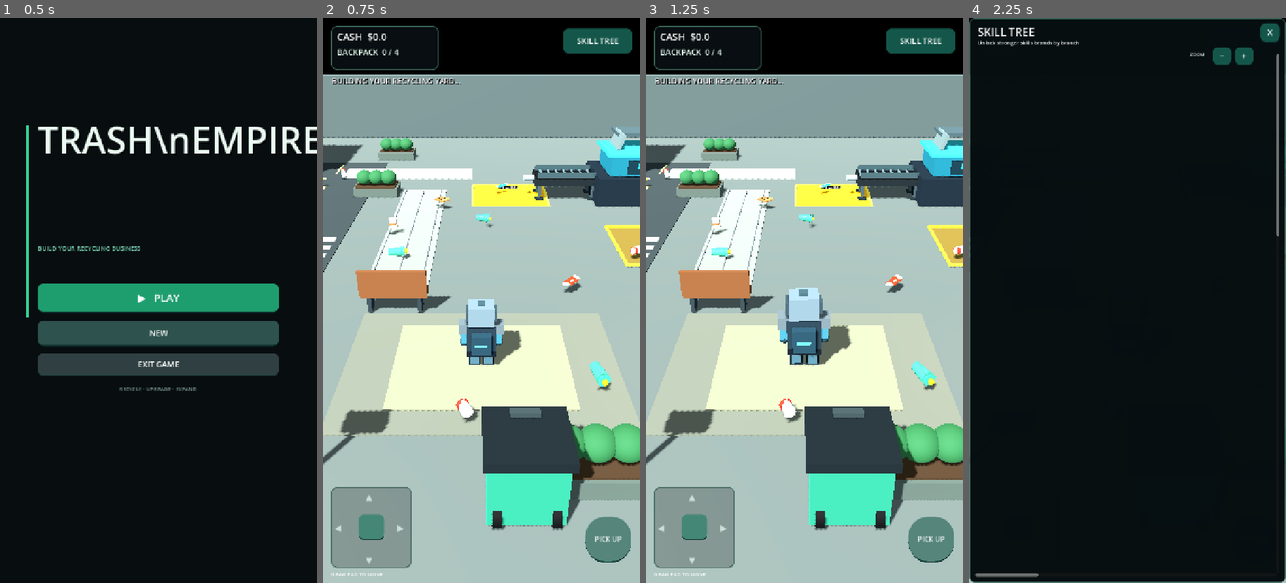
Above: before the commit, frames 1-4 (left to right).
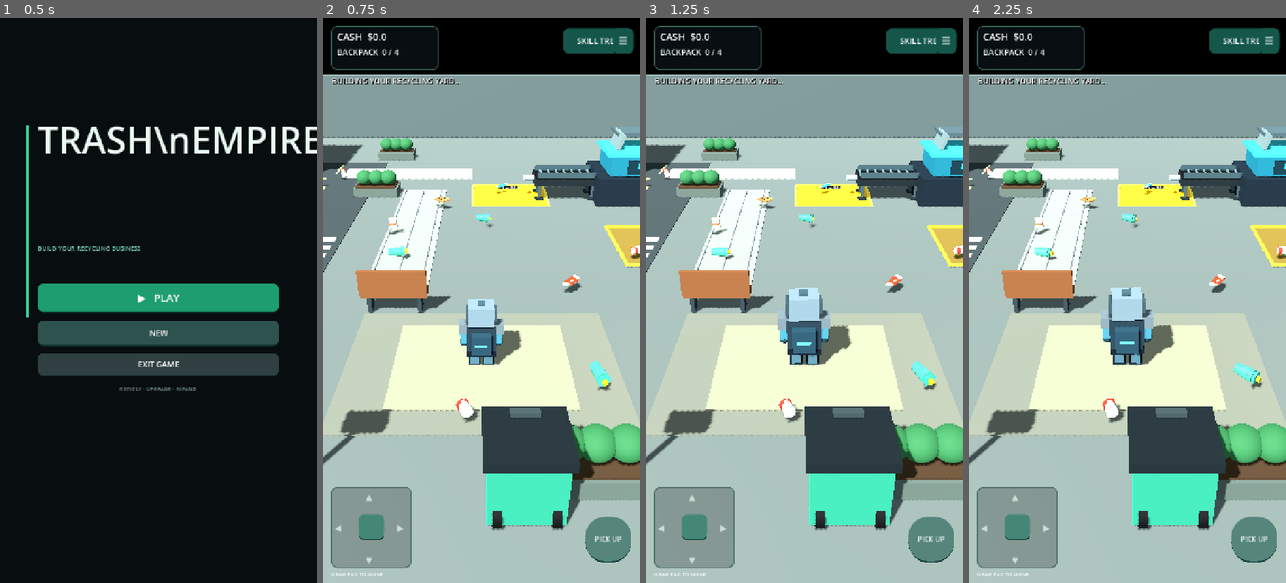
Above: after the commit, the same moments.

Repository: zekainstabot/trash-empire
Game: Godot game, scene res://Scenes/Main.tscn
Two runs of this game, one before a commit and one after it. Both use one fixed random seed, a clock stepped at 60 frames per second and the inputs below.
Inputs (mouse positions are in pixels of both pictures, inside the frame that each line leads up to):
- Up to frame 1 (0.5 s): no input
- Up to frame 2 (0.75 s): click "▶ PLAY" at 0.5 s
- Up to frame 3 (1.25 s): no input
- Up to frame 4 (2.25 s): click (1270, 40) at 1.25 s, where only the run after the commit has a clickable "☰"; click (1127, 300) at 2 s, where only the run after the commit has a clickable "▶ PLAY"

Frame 1 is identical in both runs. In frame 2, less than 0.1% of the frame differs, in the area x 91-99%, y 1-7%; in frame 3, less than 0.1%; in frame 4, 92%, in the area x 0-100%, y 0-100%.

Commit message:
Add in-game menu button and prevent NEW game crash

Diff:
--- a/Scripts/main.gd
+++ b/Scripts/main.gd
@@ -877,6 +877,13 @@
 	upgrades_button.anchor_right = 1.0
 	upgrades_button.pressed.connect(_toggle_upgrade_panel)
 
+	# Always-visible pause/menu control in the gameplay HUD.
+	var menu_button := _button("☰", Vector2(-62, 24), Vector2(48, 58), layer)
+	menu_button.anchor_left = 1.0
+	menu_button.anchor_right = 1.0
+	menu_button.add_theme_font_size_override("font_size", 24)
+	menu_button.pressed.connect(_toggle_main_menu)
+
 	# Full-screen skill tree overlay, sized to the device viewport.
 	upgrade_panel = Panel.new()
 	upgrade_panel.set_anchors_and_offsets_preset(Control.PRESET_FULL_RECT)
@@ -996,6 +1003,25 @@
 			child.visible = false
 
 
+func _toggle_main_menu() -> void:
+	if main_menu_open:
+		_close_main_menu()
+		return
+	main_menu_open = true
+	if is_instance_valid(player):
+		player.set_process(false)
+		player.set_physics_process(false)
+	if is_instance_valid(upgrade_panel):
+		upgrade_panel.hide()
+	if is_instance_valid(main_menu_panel):
+		main_menu_panel.show()
+		main_menu_panel.mouse_filter = Control.MOUSE_FILTER_STOP
+		var ui_layer := main_menu_panel.get_parent()
+		if is_instance_valid(ui_layer):
+			for child in ui_layer.get_children():
+				if child != main_menu_panel:
+					child.hide()
+
 func _confirm_exit_game() -> void:
 	var dialog := ConfirmationDialog.new()
 	dialog.title = "EXIT TRASH EMPIRE?"
@@ -1034,6 +1060,10 @@
 	)
 
 func _start_new_world() -> void:
+	# NEW can be selected directly from the title screen before a player exists.
+	# Initialize the scene first so reset operations never dereference a null player.
+	if not world_initialized:
+		await _close_main_menu()
 	money = 0
 	carried = 0
 	capacity = 4
